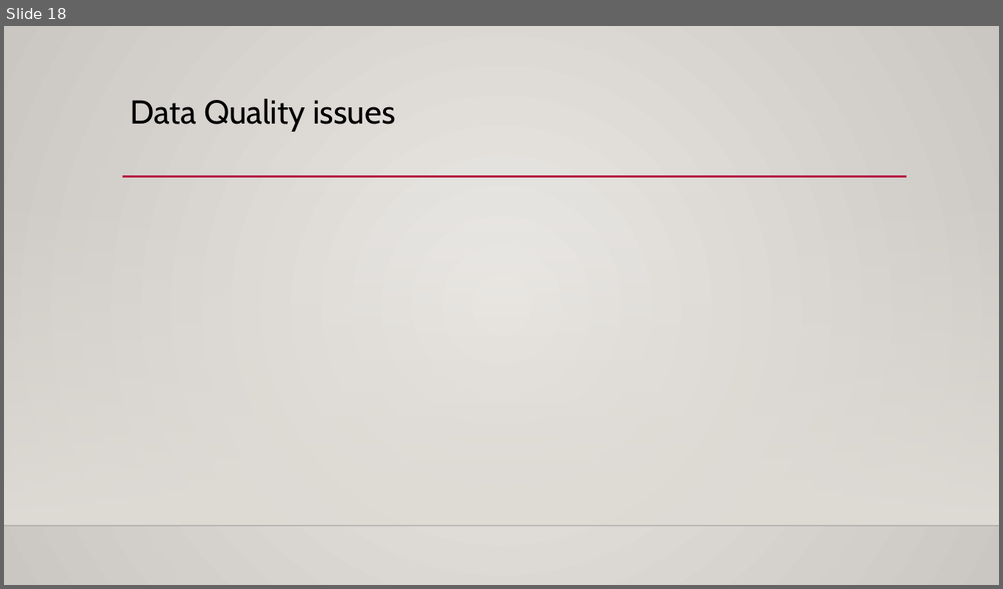
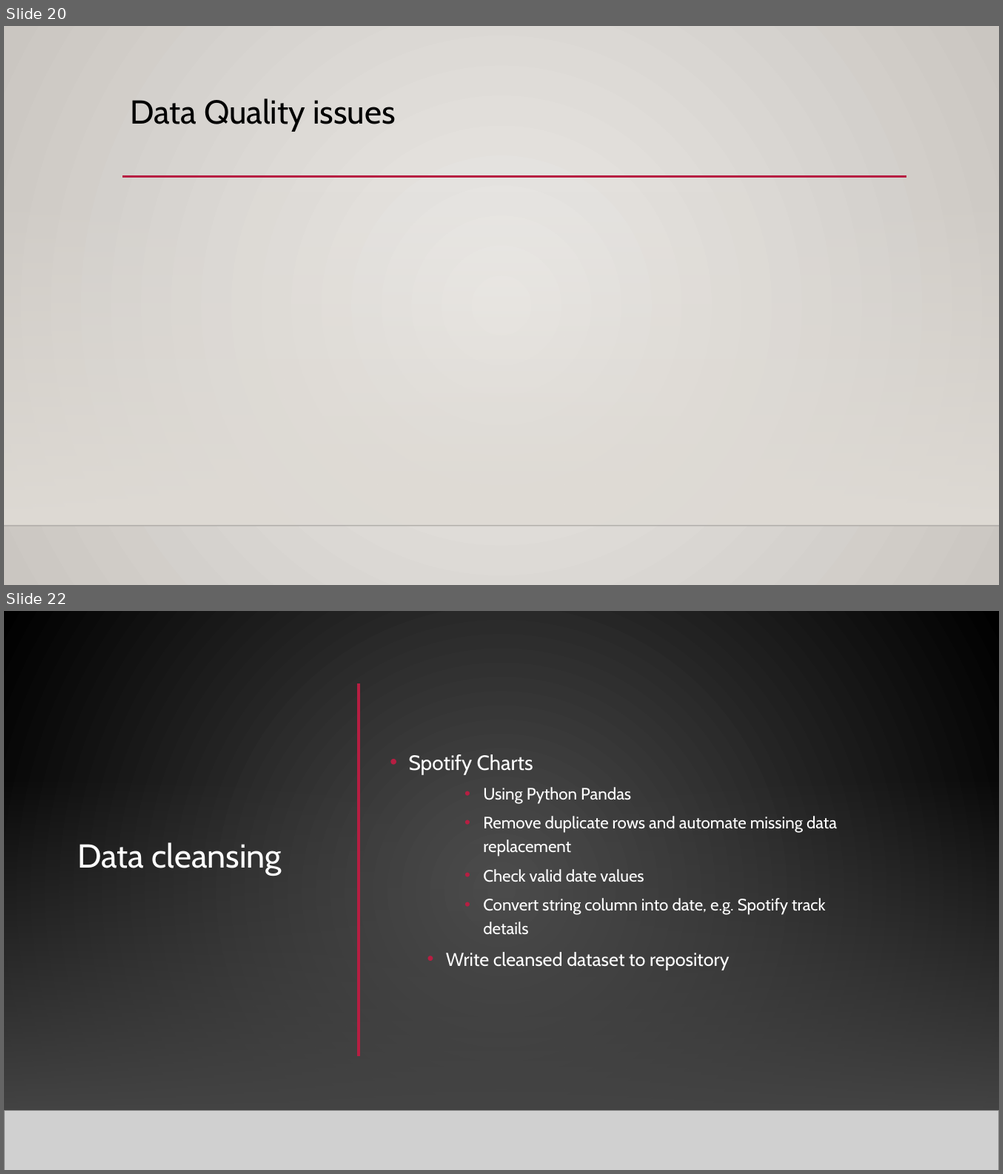
Before and after one commit to mahyarshu/Gigalytics, a slide deck: documents/Presentation/Innovators.pptx. Shown one above the other, each under a label of ours: slide 18 before the commit, slides 20 and 22 after it; the slides between them are not shown. The pictures are 1003x589 and 1003x1174 pixels, drawn with LibreOffice and Linux fonts; fonts in the diff are those of the drawing; grey boxes stand for pictures; background and template pictures are left out. Boxes give left, top, right and bottom in pixels: in the first picture for what was removed or moved away, otherwise in the second. Text is boxed around its words. In the diff, an @@ line names an element or a change of style, - is before the commit and + after.

```diff
--- a/documents/Presentation/Innovators.pptx
+++ b/documents/Presentation/Innovators.pptx
@@ slide 22 added at [4,611,999,1170], background gradient #505050 to #000000; not listed: 2 template elements that a slide beside it also shows @@
@@ rectangle added at [4,611,999,1170], fill gradient #505050 to #000000 @@
@@ line added from (358, 684) to (358, 1056), #B71E42 2.5 pt @@
@@ text added at [409,755,836,971], 16 pt, text #FFFFFF @@
+• Spotify Charts
+    • Using Python Pandas
+    • Remove duplicate rows and automate missing data replacement
+    • Check valid date values
+    • Convert string column into date, e.g. Spotify track details
+  • Write cleansed dataset to repository
@@ rectangle added at [4,776,999,1111], fill gradient #454545 @@
@@ rectangle added at [4,776,999,1111], fill gradient #454545 @@
@@ title added at [78,843,282,875], 32 pt, text #FFFFFF @@
+Data cleansing
@@ picture added at [4,1111,999,1170] @@
@@ what was slide 18 is now slide 20 @@
```
Also in this commit, not shown: 4 slides changed, 19 other slides added, 1 slide removed.
